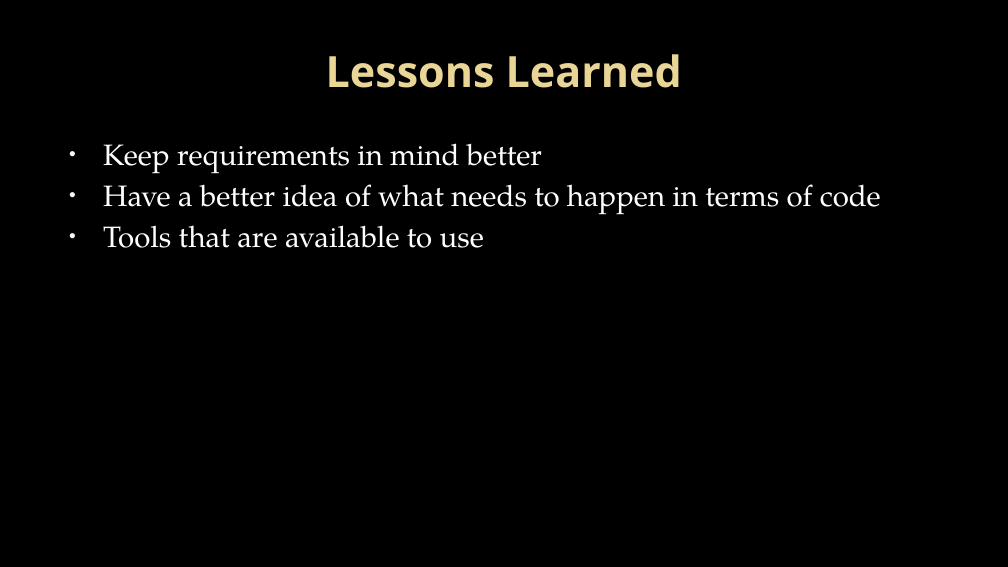
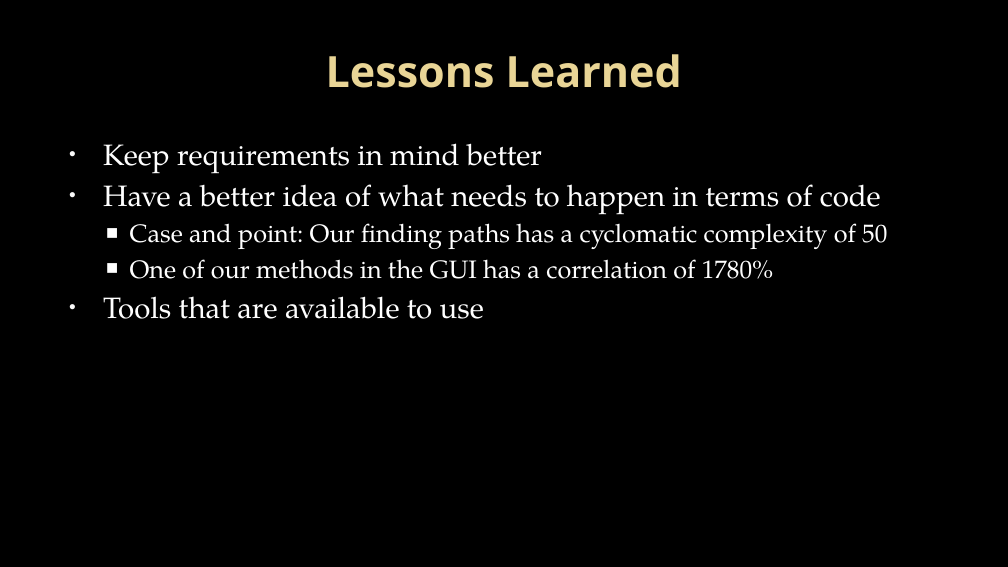
Before and after one commit to powellb1/SE300, a slide deck: slide 10 of Artifacts/Cycle 2/Presentation.pptx. Drawn at 1008x567 pixels with LibreOffice and Linux fonts; fonts in the diff are those of the drawing; background and template pictures are left out. Boxes give left, top, right and bottom in pixels: in the first picture for what was removed or moved away, otherwise in the second. Text is boxed around its words. In the diff, an @@ line names an element or a change of style, - is before the commit and + after.

Commit message:
Presentation and Kathy's logtest
The aformentioned artifacts are up.

```diff
--- a/Artifacts/Cycle 2/Presentation.pptx
+++ b/Artifacts/Cycle 2/Presentation.pptx
@@ text at bbox=[130, 223, 887, 279]: paragraphs added @@
+  ■ Case and point: Our finding paths has a cyclomatic complexity of 50
+  ■ One of our methods in the GUI has a correlation of 1780%
```
Also in this commit, not shown: 1 other file.
